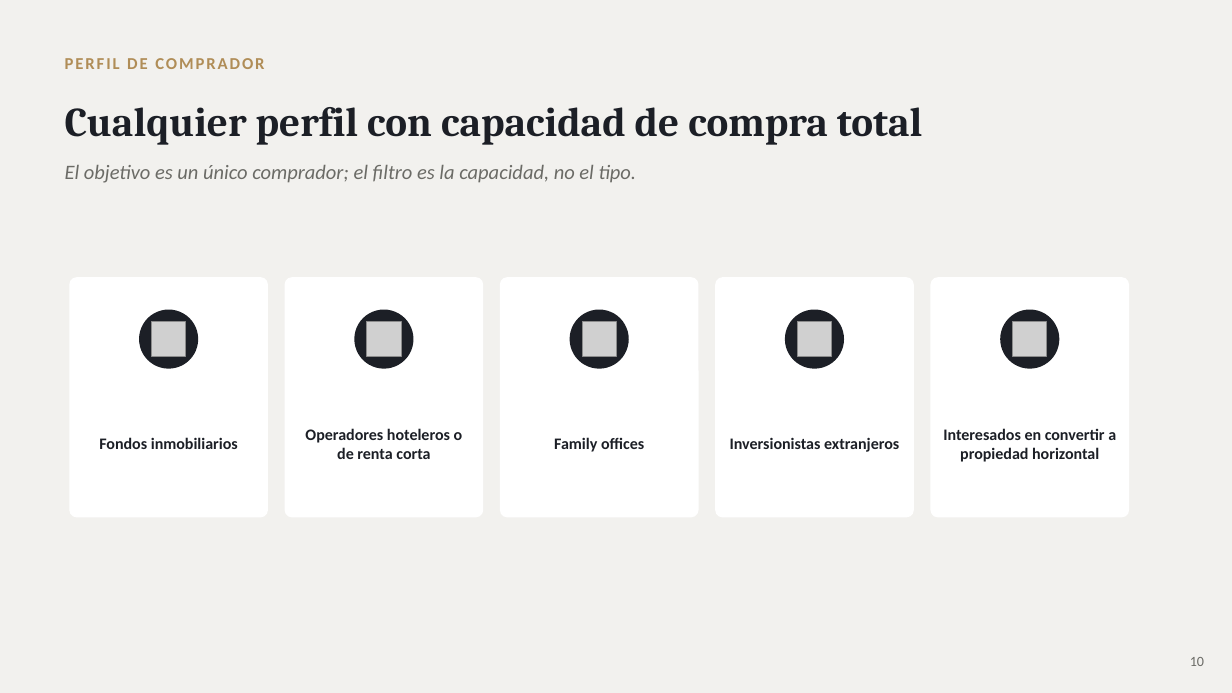
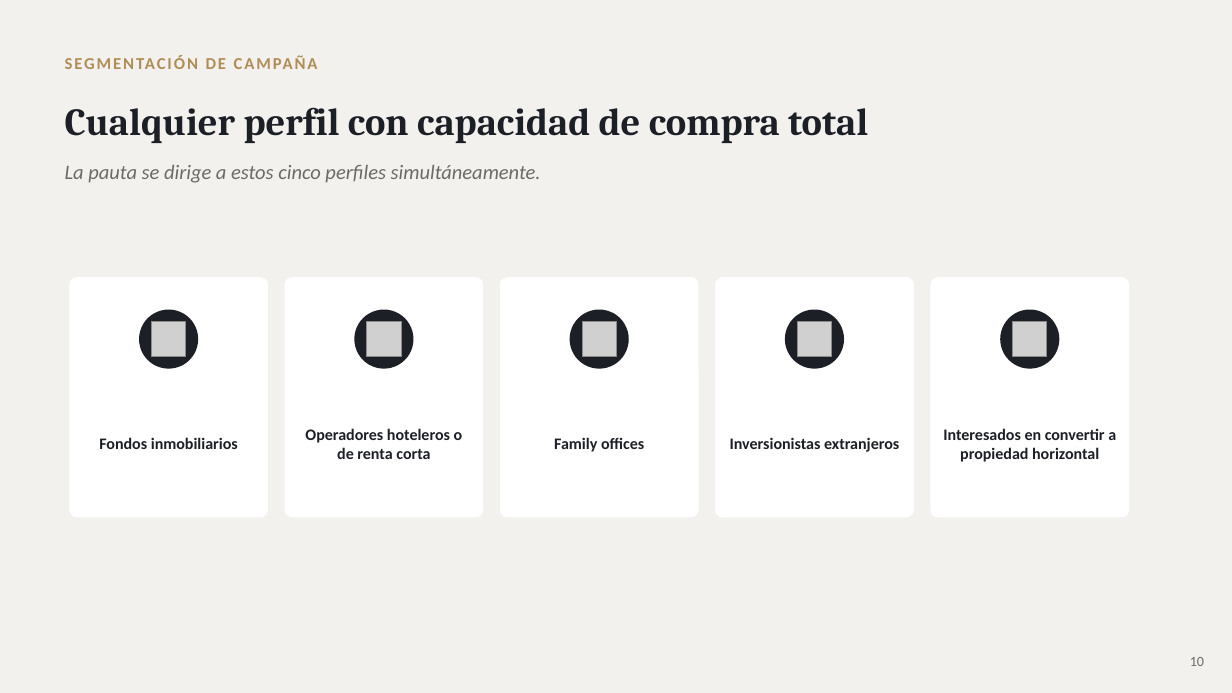
Before and after one commit to rozoerik-eng/Presentaciones-y-varios, a slide deck: slide 10 of Hosty56 - Plan de Venta (Edificio Airbnb Bogota)/Hosty56_Plan_de_Venta.pptx. Drawn at 1232x693 pixels with LibreOffice and Linux fonts; fonts in the diff are those of the drawing; grey boxes stand for pictures. Boxes give left, top, right and bottom in pixels: in the first picture for what was removed or moved away, otherwise in the second. Text is boxed around its words. In the diff, an @@ line names an element or a change of style, - is before the commit and + after.

```diff
--- a/Hosty56 - Plan de Venta (Edificio Airbnb Bogota)/Hosty56_Plan_de_Venta.pptx
+++ b/Hosty56 - Plan de Venta (Edificio Airbnb Bogota)/Hosty56_Plan_de_Venta.pptx
@@ text at bbox=[65, 58, 264, 69]: text changed @@
-PERFIL DE COMPRADOR
+SEGMENTACIÓN DE CAMPAÑA
@@ text "Cualquier perfil con capacidad de ..." at bbox=[65, 107, 868, 143]: size 32 to 30 pt @@
@@ text at bbox=[65, 165, 541, 183]: text changed @@
-El objetivo es un único comprador; el filtro es la capacidad, no el tipo.
+La pauta se dirige a estos cinco perfiles simultáneamente.
```
Also in this commit, not shown: 12 other slides changed, 2 slides added, 2 slides removed, 1 other file.
